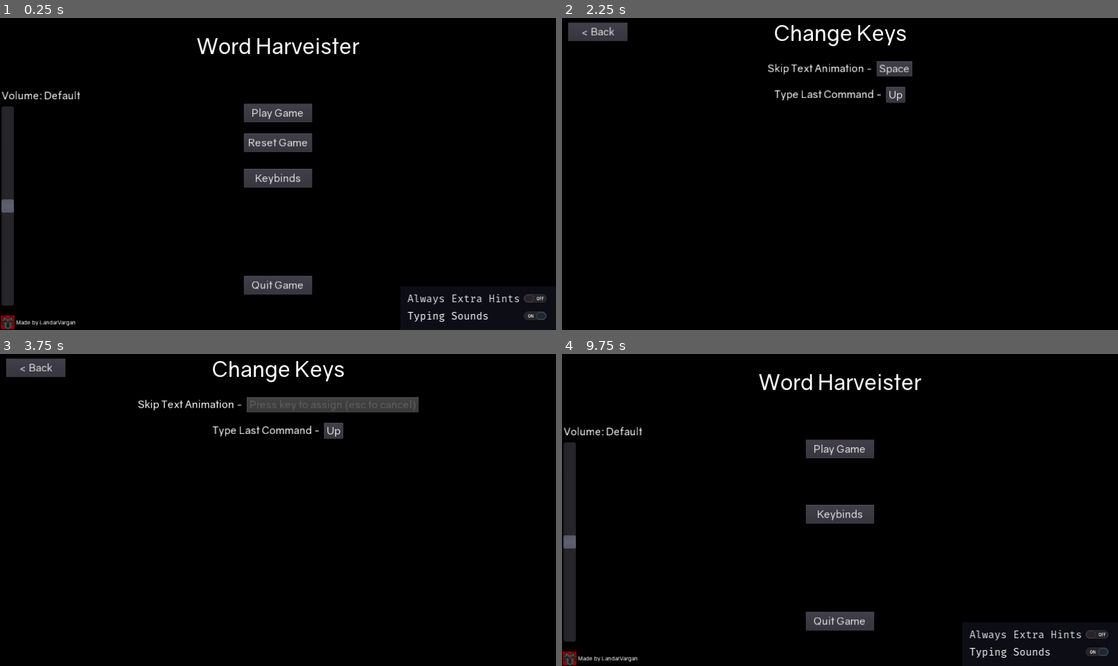
Above: before the commit, frames 1-4 (two rows, left to right).
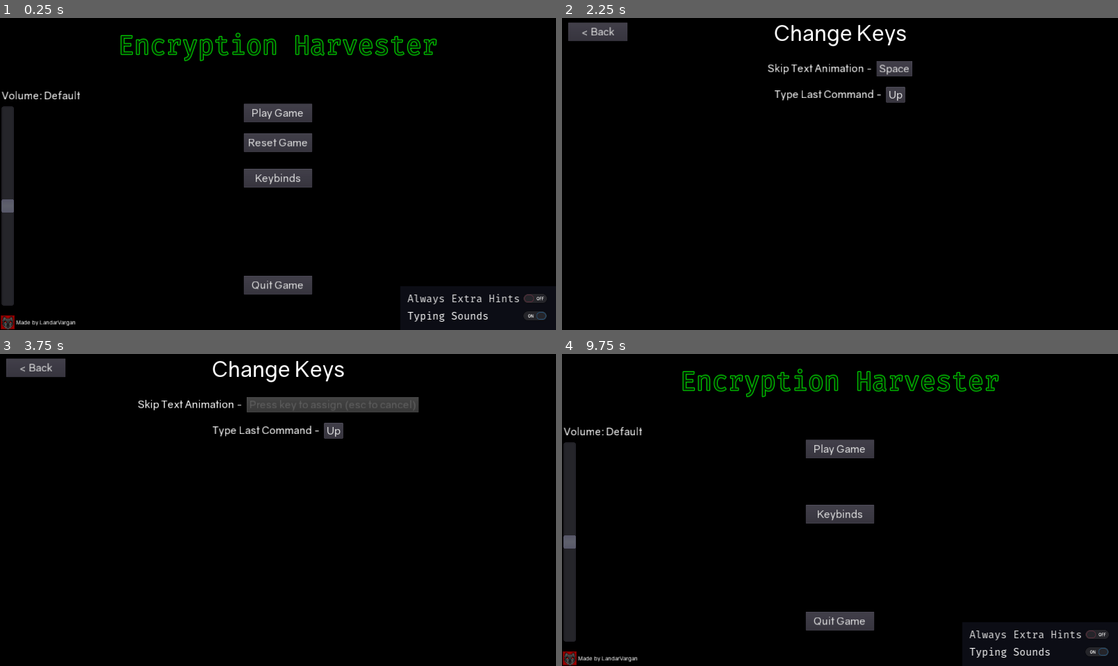
Above: after the commit, the same moments.

Repository: LoneWolfHT/LD52-EncryptionHarvester
Game: Godot game, scene res://scenes/MainMenu.tscn
Same seed, same stepped clock (60 frames per second), same inputs: the game is played once before the commit and once after it. Sound files missing from this copy of the repository are replaced by a short silence.
Inputs:
- Up to frame 1 (0.25 s): no input
- Up to frame 2 (2.25 s): click "Play Game" at 0.5 s; click "Play Game" at 1.25 s; click "Keybinds" at 2 s
- Up to frame 3 (3.75 s): click "Always Extra Hints" at 2.75 s; click "Space" at 3.5 s
- Up to frame 4 (9.75 s): click "Up" at 4.25 s; click "Keybinds" at 5 s; click "Always Extra Hints" at 5.75 s; click "Play Game" at 6.5 s; click "Keybinds" at 7.25 s; click "Always Extra Hints" at 8 s; click "< Back" at 8.75 s; click "Reset Game" at 9.5 s

The runs differ from the first frame. In frame 1, 2.0% of the frame differs, in the area x 21-79%, y 4-15%; in frame 2, nothing differs; in frame 3, nothing differs; in frame 4, 2.0%.

Commit message:
Add timed mode AAAAAAAAAAAAAAAAAAAAAAAAAAAAAA

Diff:
--- a/project.godot
+++ b/project.godot
@@ -10,9 +10,10 @@
 
 [application]
 
-config/name="LD52"
+config/name="Encryption Harvester"
 run/main_scene="res://scenes/MainMenu.tscn"
 boot_splash/use_filter=false
+boot_splash/bg_color=Color( 0, 0, 0, 1 )
 config/icon="res://icon.png"
 
 [autoload]
--- a/scenes/Game.gd
+++ b/scenes/Game.gd
@@ -149,7 +149,8 @@
 
 As you've probably guessed, that's all there is for now. I might continue the story in a future game though.
 
-I don't think my 'wordle' puzzle is as fun to play as it could be. But if for some reason you enjoyed it you can play more below:
+I've made a timed highscore-tracking mode with cheats disabled, if you enjoyed playing this game you can try that below.
+As of writing this I have 5 minutes until the deadline, so it's not tested :P
 
 [hack]allwords[/hack]
 """,
@@ -167,6 +168,8 @@
 
 var _last_page = -1
 var _hacking = false
+var _allwords_timer = 0
+var _allwords_timing = false
 
 var rng = RandomNumberGenerator.new()
 
@@ -176,6 +179,10 @@
 	$Music.volume_db += Settings.setting.audio_volume_shift
 
 	update_game(Settings.setting.current_page as String)
+
+func _process(delta):
+	if _allwords_timing:
+		_allwords_timer += delta
 
 func start_next(page):
 	Settings.setting.current_page = page
@@ -231,7 +238,11 @@
 		randomize()
 		list.shuffle()
 
-		$HackingScreen.bringup("theend", list, false)
+		$HackingScreen.bringup("allwords", list, false, false, true, true)
+		_allwords_timing = true
+		_allwords_timer = 0
+		$Timer.visible = true
+		$Timer/Timer.start()
 	else:
 		var queue = []
 
@@ -258,6 +269,26 @@
 			Settings.setting.current_page = 9
 		elif id == "theend":
 			Settings.setting.current_page = 1337
+		elif id == "allwords":
+			_allwords_timing = false
+			$Timer/Timer.stop()
+			$Timer.visible = false
+
+			if _allwords_timer > Settings.setting.highscore:
+				Settings.setting.highscore = _allwords_timer
+
+				story[1338] = "[center][color=#11EE00]New Best Time![/color]\n\nYou harvested %d words in %0.3f seconds![/center]" % [
+					words.size(),
+					_allwords_timer
+				]
+			else:
+				story[1338] = "[center]All Data Decrypted!\n\nYou harvested %d words in %0.3f seconds!\nBest Time: %0.3f seconds.[/center]" % [
+					words.size(),
+					_allwords_timer,
+					Settings.setting.highscore
+				]
+
+			Settings.setting.current_page = 1338
 		else:
 			Settings.setting.current_page = id as int
 
@@ -284,3 +315,7 @@
 
 	if button == "keybinds":
 		$KeyChangeMenu.visible = true
+
+
+func _on_Timer_timeout():
+	$Timer.text = "Timer:\n%0.1f" % _allwords_timer
--- a/scenes/Game.tscn
+++ b/scenes/Game.tscn
@@ -8,6 +8,13 @@
 [ext_resource path="res://scenes/HackingScreen.tscn" type="PackedScene" id=6]
 [ext_resource path="res://audio/volumeblip.ogg" type="AudioStream" id=7]
 [ext_resource path="res://audio/game.ogg" type="AudioStream" id=8]
+[ext_resource path="res://font/FiraMono/FiraMono-Regular.otf" type="DynamicFontData" id=9]
+
+[sub_resource type="DynamicFont" id=1]
+size = 29
+use_mipmaps = true
+use_filter = true
+font_data = ExtResource( 9 )
 
 [node name="Game" type="Node2D"]
 script = ExtResource( 2 )
@@ -16,6 +23,20 @@
 visible = false
 
 [node name="HackingScreen" parent="." instance=ExtResource( 6 )]
+
+[node name="Timer" type="Label" parent="."]
+visible = false
+margin_left = 14.0
+margin_top = 134.0
+margin_right = 258.0
+margin_bottom = 344.0
+custom_colors/font_color = Color( 0, 0.882812, 0, 1 )
+custom_fonts/font = SubResource( 1 )
+text = "Timer:
+6000000000.0s"
+
+[node name="Timer" type="Timer" parent="Timer"]
+wait_time = 0.2
 
 [node name="MainMenu" type="Button" parent="."]
 margin_left = 10.0
@@ -50,3 +71,5 @@
 stream = ExtResource( 8 )
 volume_db = -2.0
 autoplay = true
+
+[connection signal="timeout" from="Timer/Timer" to="." method="_on_Timer_timeout"]
--- a/scenes/HackingScreen.gd
+++ b/scenes/HackingScreen.gd
@@ -15,6 +15,7 @@
 var _step = 1
 var _letter_step = 1
 var _extra_help = false
+var _disable_hacks = false
 var _random = false
 var _resume = false
 
@@ -30,12 +31,13 @@
 
 	$CheatSheet/BG/commands.bbcode_text = "[color=#00ff00][url]help[/url][/color]\n[color=#00ff00][url]exit[/url][/color]\n[color=#00ff00][url]clear[/url][/color]\n[color=#00ff00][url]goal[/url][/color]\n[color=#00ff00]guess <word>[/color]"
 
-func bringup(id, newwords, random = false, showfirst = false, help = false):
+func bringup(id, newwords, random = false, showfirst = false, help = false, disable_hacks = false):
 	if id != _id:
 		_words = newwords
 		_current_word = 0
 		_random = random
 		_extra_help = help || random || Settings.setting.always_extra_hints
+		_disable_hacks = disable_hacks
 		_id = id
 		_done = false
 		_solved = {}
@@ -209,6 +211,10 @@
 	elif text[0] == "goal":
 		_show_goal()
 	elif !_done && text[0] == "!cheat":
+		if _disable_hacks:
+			write_terminal("Hacks are disabled, courtesy of the hacker 'Harvest Moon'")
+			return
+
 		if text.size() > 1:
 			if text[1] == "show":
 				write_terminal(_words[_current_word] + "\n")
--- a/scenes/MainMenu.tscn
+++ b/scenes/MainMenu.tscn
@@ -1,6 +1,5 @@
 [gd_scene load_steps=15 format=2]
 
-[ext_resource path="res://font/FontLarge.tres" type="DynamicFont" id=1]
 [ext_resource path="res://PFP.png" type="Texture" id=2]
 [ext_resource path="res://font/Gravity-Regular.otf" type="DynamicFontData" id=3]
 [ext_resource path="res://elements/VolumeSlider.tscn" type="PackedScene" id=4]
@@ -12,6 +11,14 @@
 [ext_resource path="res://font/FiraMono/FiraMono-Regular.otf" type="DynamicFontData" id=10]
 [ext_resource path="res://audio/menu.ogg" type="AudioStream" id=11]
 
+[sub_resource type="DynamicFont" id=4]
+size = 61
+outline_size = 2
+outline_color = Color( 0, 0.792157, 0, 1 )
+use_mipmaps = true
+use_filter = true
+font_data = ExtResource( 10 )
+
 [sub_resource type="DynamicFont" id=1]
 size = 14
 use_mipmaps = true
@@ -39,8 +46,9 @@
 margin_left = -641.0
 margin_right = 641.0
 margin_bottom = 130.0
-custom_fonts/font = ExtResource( 1 )
-text = "Word Harveister"
+custom_colors/font_color = Color( 0.00392157, 0.117647, 0, 1 )
+custom_fonts/font = SubResource( 4 )
+text = "Encryption Harvester"
 align = 1
 valign = 1
 
--- a/util/Settings.gd
+++ b/util/Settings.gd
@@ -11,6 +11,7 @@
 	"keybinds"          : {},
 	"current_page"      : 0,
 	"score"             : 0,
+	"highscore"         : 0,
 }
 
 export var setting: Dictionary = default_setting.duplicate(true)
Not shown: 1 places in scenes/Game.tscn that only renumber resources
Not shown, changed: scenes/HackingScreen.tscn
